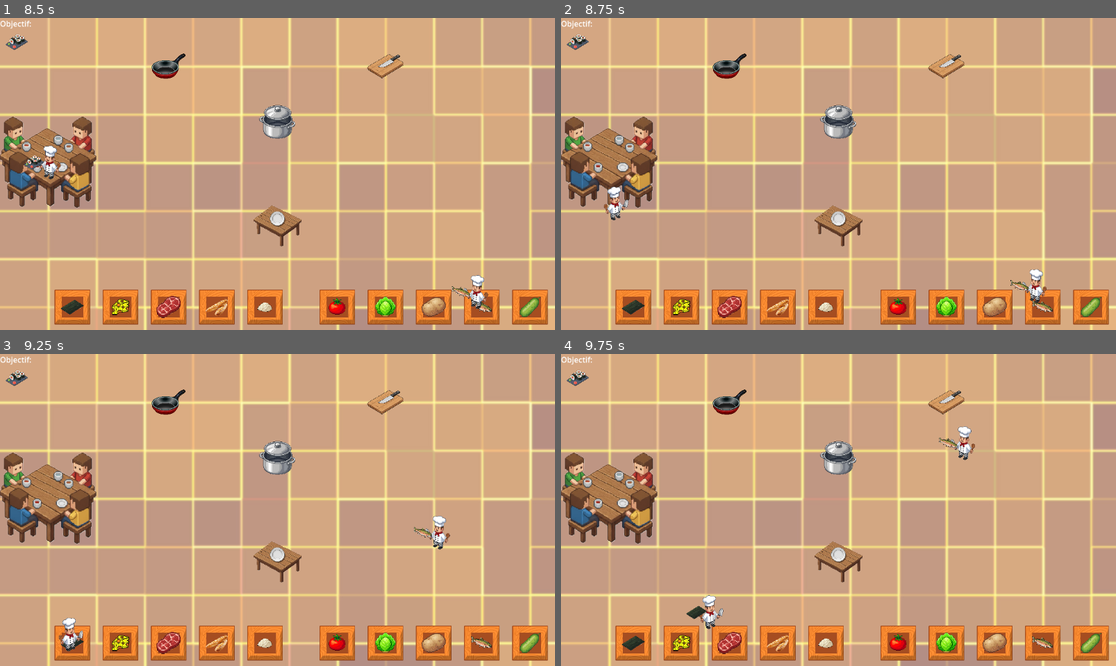
Above: before the commit, frames 1-4 (two rows, left to right).
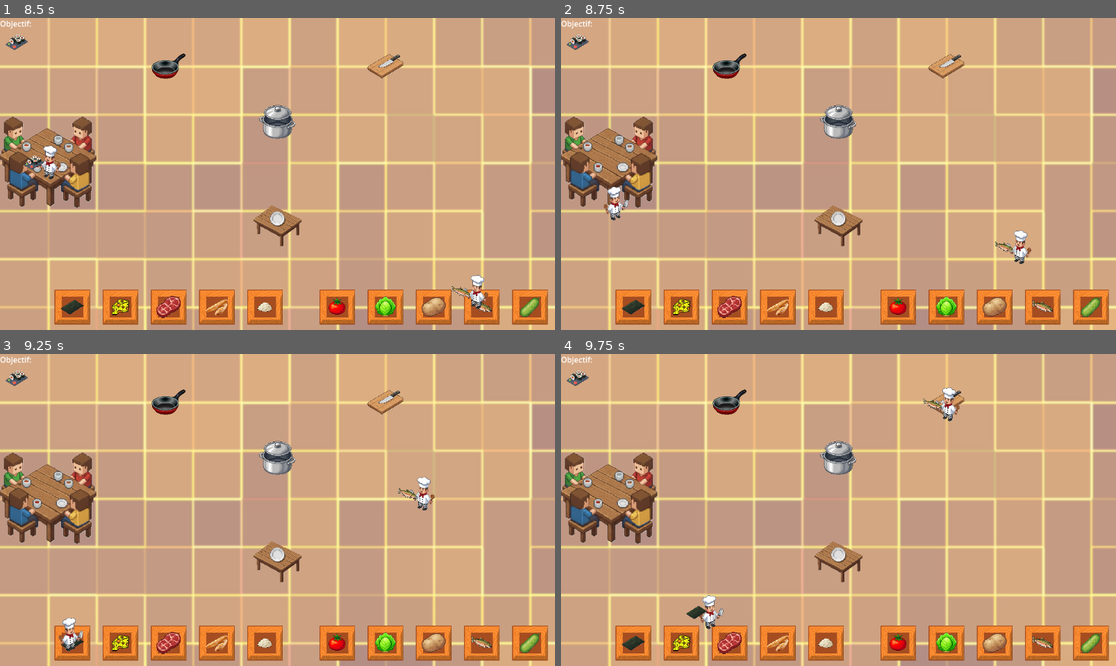
Above: after the commit, the same moments.

Repository: Wakeless-Ry/Overcooked-minimaliste
Game: Godot game, scene res://world.tscn
Two runs of this game, one before a commit and one after it. Both use one fixed random seed, a clock stepped at 60 frames per second and the inputs below.
Inputs:
- Up to frame 1 (8.5 s): no input
- Up to frame 2 (8.75 s): no input
- Up to frame 3 (9.25 s): no input
- Up to frame 4 (9.75 s): no input

Frame 1 is identical in both runs. In frame 2, 0.6% of the frame differs, in the area x 78-88%, y 67-92%; in frame 3, 0.6%; in frame 4, 0.6%.

Commit message:
generate new recette after finish old recette

Diff:
--- a/cook.gd
+++ b/cook.gd
@@ -52,8 +52,9 @@
 	recipe_name = recipe_env.name
 	var current = get_next_step(recipe, recipe["OBJECTIVE"])
 	state = "waiting" if current == null else current[1]
-
 	display_inv(old)
+	if current == recipe["OBJECTIVE"]:
+		return true
 
 func display_inv(old):
 	if ingredient != null:
--- a/world.gd
+++ b/world.gd
@@ -13,14 +13,17 @@
 
 var kitchen = {}
 var recipes = [load("res://recettes/BURGER.tres"), load("res://recettes/SOUP.tres"),load("res://recettes/SUSHI.tres")]
-var recipe = null
+var recipe = null;
+var new_recipe = null;
 
-var objectif = null
+var objectif = null;
+var is_recipe_finished = false;
+var has_generated_new_recipe = false;
 
 func _process(delta):
 	if recipe == null:
-		#recipe = recipes.pick_random()
-		recipe = recipes[2]
+		#recipe.push_back(recipes.pick_random())
+		recipe = recipes.pick_random()
 	display()
 
 	for i in range(nb_cooks):
@@ -32,7 +35,10 @@
 			new_kitchen.erase("CRATE_TOMATO")
 			new_kitchen.erase("CRATE_FISH")
 			new_kitchen.erase("CRATE_CUCUMBER")
-			cooks[i].give_environment(new_kitchen, cooks_inventory[i], recipe)
+			is_recipe_finished = cooks[i].give_environment(new_kitchen, cooks_inventory[i], recipe)
+			if (is_recipe_finished && !has_generated_new_recipe):
+				new_recipe = recipes.pick_random()
+				has_generated_new_recipe = true
 		else:
 			var new_kitchen = kitchen.duplicate()
 			new_kitchen.erase("STOVE_PAN")
@@ -42,7 +48,11 @@
 			new_kitchen.erase("CRATE_BREAD")
 			new_kitchen.erase("CRATE_RICE")
 			new_kitchen.erase("CRATE_NORI")
-			cooks[i].give_environment(new_kitchen, cooks_inventory[i], recipe)
+			if is_recipe_finished:
+				cooks[i].give_environment(new_kitchen, cooks_inventory[i], new_recipe)
+			else:
+				cooks[i].give_environment(new_kitchen, cooks_inventory[i], recipe)
+
 		var action = cooks[i].get_agent_action(delta)
 
 		match action[0]:
@@ -51,15 +61,20 @@
 			"interagir":
 				cooks_inventory[i] = kitchen[action[1]].interact(cooks_inventory[i])
 				if action[1] == "DELIVERY_TABLE":
-					recipe = recipes.pick_random()
-					for j in range(nb_cooks):
-						cooks_inventory[j] = ""
+					cooks_inventory[i] = ""
+					recipe = new_recipe
+					is_recipe_finished = false
+					has_generated_new_recipe = false
+					#for j in range(nb_cooks):
+						#cooks_inventory[j] = ""
 
 func display():
 	if objectif != null:
 		remove_child(objectif)
 	objectif = objectif_scene.instantiate()
 	objectif.adjust_size(50, Enum.dictIngredient[recipe.name])
+	if new_recipe != null:
+		objectif.adjust_size(50, Enum.dictIngredient[new_recipe.name])
 	add_child(objectif)
 
 func _ready():
